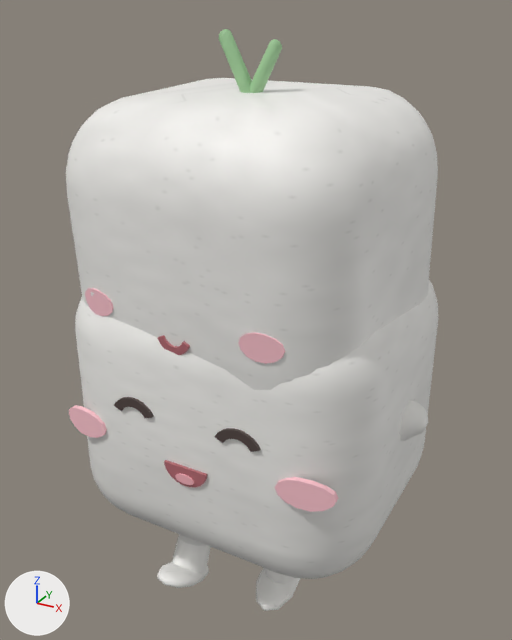
Renders of the glTF model cafe-chaos/models/11-guest/guest-tofu.glb from each side of a commit.
Before and after are seen from a 50 mm lens placed at (0.0417, -0.0771, 0.0661), pointed at (-0.0008, 0.0001, 0.0275). Arrows for +X, +Y and +Z are at lower left; the lights stay in place. The older version comes first.

Before the edit, the objects in view are built like this:
```python
ob_se_blush = bpy.data.objects.new('Se-Blush', me_guest_tofu_blush)
ob_se_blush.parent = ob_se_torso
ob_se_blush.location = (0.0, -0.018, 0.0175)
ob_se_blush.scale = (1.25, 1.25, 1.25)
ob_st_arm_r = bpy.data.objects.new('St-Arm-R', me_guest_tofu_arm_r)
ob_st_arm_r.parent = ob_st_torso
ob_st_arm_r.location = (0.016, -0.001, 0.0155)
ob_st_arm_r.rotation_euler = (-0.349, 0.0, 0.0)  # degrees (-20, 0, 0)
ob_st_blush = bpy.data.objects.new('St-Blush', me_guest_tofu_blush)
ob_st_blush.parent = ob_st_torso
ob_st_blush.location = (0.0, -0.018, 0.0175)
ob_st_mouthopen = bpy.data.objects.new('St-MouthOpen', me_guest_tofu_mouthopen)
ob_st_mouthopen.parent = ob_st_torso
ob_st_mouthopen.location = (0.0, -0.018, 0.0155)
ob_st_mouthopen.scale = (0.0, 0.0, 0.0)
ob_st_mouthsmile = bpy.data.objects.new('St-MouthSmile', me_guest_tofu_mouthsmile)
ob_st_mouthsmile.parent = ob_st_torso
ob_st_mouthsmile.location = (0.0, -0.018, 0.0155)
ob_st_rig = bpy.data.objects.new('St-Rig', None)
ob_st_rig.parent = ob_standing
ob_st_rig.location = (0.0, 0.0, -0.000817)
ob_st_torso = bpy.data.objects.new('St-Torso', None)
ob_st_torso.parent = ob_st_rig
ob_st_torso.location = (0.0, 0.0, 0.017)
ob_st_torso.rotation_euler = (0.0524, 0.0, -0.0698)  # degrees (3, 0, -4)
ob_st_torso.scale = (0.96, 0.96, 1.07)
# also in view: 'Se-Foot-L' at (-0.006, -0.0124, -0.0089); 'Se-EyesHappy' at (0.0, -0.0188, 0.022); 'Se-Foot-R' at (0.006, -0.0055, -0.0101); 'St-Body' at (-0.0001, -0.001, 0.0364); 'Se-Shin-L' at (-0.006, -0.009, -0.0054)
```
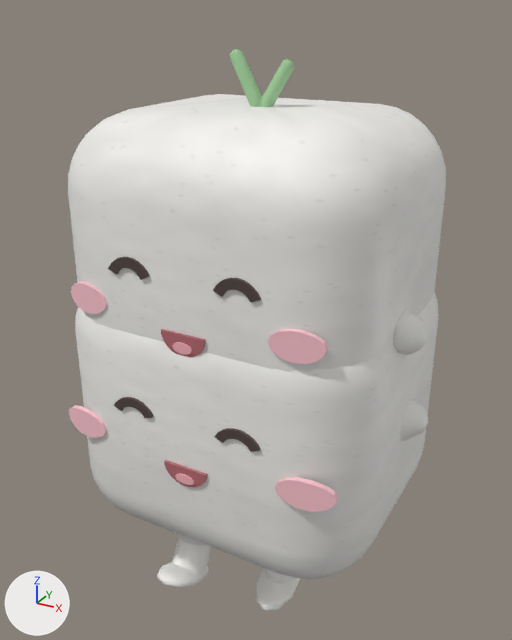
ob_st_rig is not drawn itself; it is the parent of ob_st_leg_l, ob_st_leg_r, ob_st_torso.
ob_st_torso is not drawn itself; it is the parent of ob_st_arm_l, ob_st_arm_r, ob_st_blush, ob_st_body, ob_st_chest, ob_st_eyesclosed, ob_st_eyescross, ob_st_eyeshappy.

Patch to the scene script:
```diff
--- a/cafe-chaos/models/11-guest/guest-tofu.glb.py
+++ b/cafe-chaos/models/11-guest/guest-tofu.glb.py
@@ ob_st_rig @@
 ob_st_rig.parent = ob_standing
-ob_st_rig.location = (0.0, 0.0, -0.000817)
+ob_st_rig.location = (0.0, 0.0, 0.0)
@@ ob_st_torso @@
 ob_st_torso.location = (0.0, 0.0, 0.017)
-ob_st_torso.rotation_euler = (0.0524, 0.0, -0.0698)  # degrees (3, 0, -4)
-ob_st_torso.scale = (0.96, 0.96, 1.07)
@@ ob_st_arm_r @@
 ob_st_arm_r.location = (0.016, -0.001, 0.0155)
-ob_st_arm_r.rotation_euler = (-0.349, 0.0, 0.0)  # degrees (-20, 0, 0)
+ob_st_arm_r.rotation_euler = (-0.698, -0.838, 0.0)  # degrees (-40, -48, 0)
@@ ob_st_blush @@
 ob_st_blush.location = (0.0, -0.018, 0.0175)
+ob_st_blush.scale = (1.15, 1.15, 1.15)
@@ ob_st_mouthopen @@
 ob_st_mouthopen.location = (0.0, -0.018, 0.0155)
-ob_st_mouthopen.scale = (0.0, 0.0, 0.0)
@@ ob_st_mouthsmile @@
 ob_st_mouthsmile.location = (0.0, -0.018, 0.0155)
+ob_st_mouthsmile.scale = (0.0, 0.0, 0.0)
```

What differs and where, as boxes (x1, y1, x2, y2) in the pictures (512 x 640 px):
'St-Body', moved, turned, rescaled
    before: (66, 78, 438, 390)
    after: (68, 94, 446, 372)
'St-Blush', moved, turned, rescaled
    before: (85, 288, 285, 364)
    after: (71, 282, 329, 364)
'St-Sprout', moved, turned, rescaled
    before: (219, 29, 282, 93)
    after: (230, 49, 294, 107)
'St-Arm-R', moved, turned, rescaled (not visible before)
    after: (393, 310, 428, 355)
'St-EyesHappy', moved, turned, rescaled (not visible before)
    after: (108, 257, 261, 303)
'St-MouthOpen', moved, turned, rescaled (not visible before)
    after: (161, 329, 206, 358)
'St-MouthSmile', moved, turned, rescaled (not visible afterwards)
    before: (158, 335, 190, 355)
